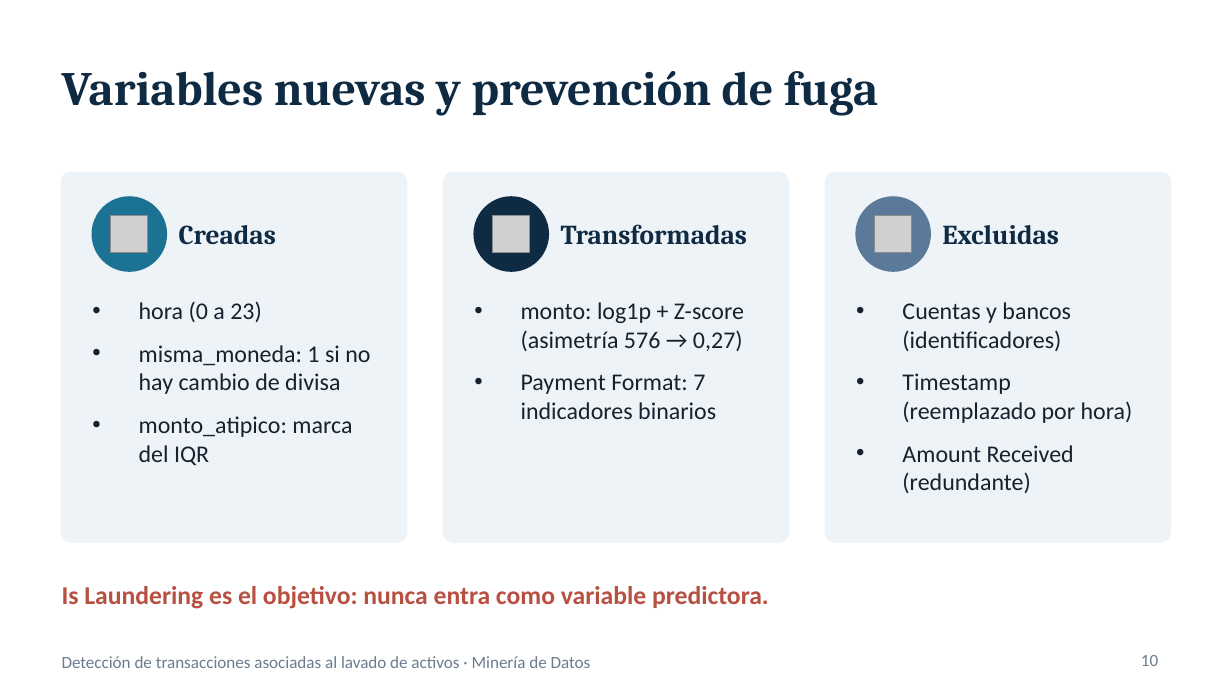
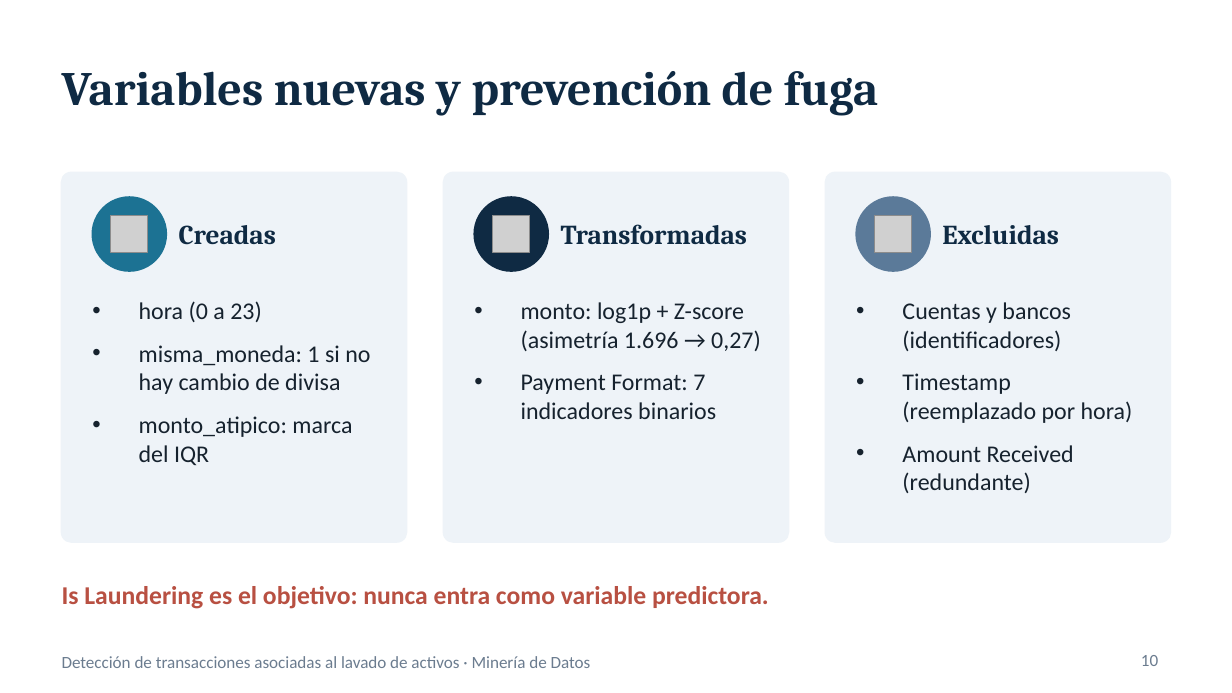
Before and after one commit to glender222/DataMining, a slide deck: slide 10 of informes/Presentacion_proyecto_v3.pptx. Drawn at 1232x693 pixels with LibreOffice and Linux fonts; fonts in the diff are those of the drawing; grey boxes stand for pictures. Boxes give left, top, right and bottom in pixels: in the first picture for what was removed or moved away, otherwise in the second. Text is boxed around its words. In the diff, an @@ line names an element or a change of style, - is before the commit and + after.

```diff
--- a/informes/Presentacion_proyecto_v3.pptx
+++ b/informes/Presentacion_proyecto_v3.pptx
@@ text at [521,302,761,351]: text changed @@
-• monto: log1p + Z-score (asimetría 576 → 0,27)
+• monto: log1p + Z-score (asimetría 1.696 → 0,27)
```
Also in this commit, not shown: 9 other slides changed, 1 other file.
